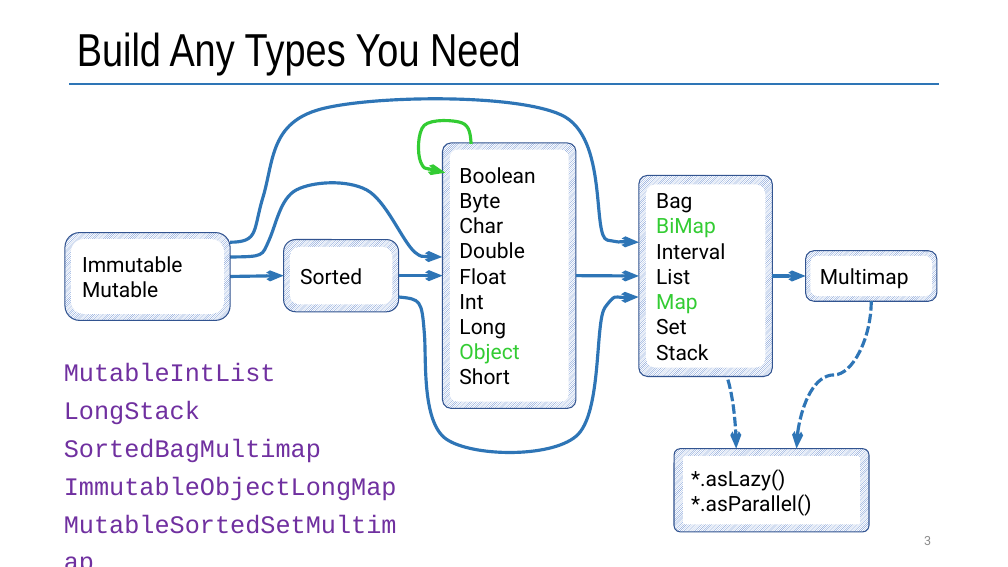
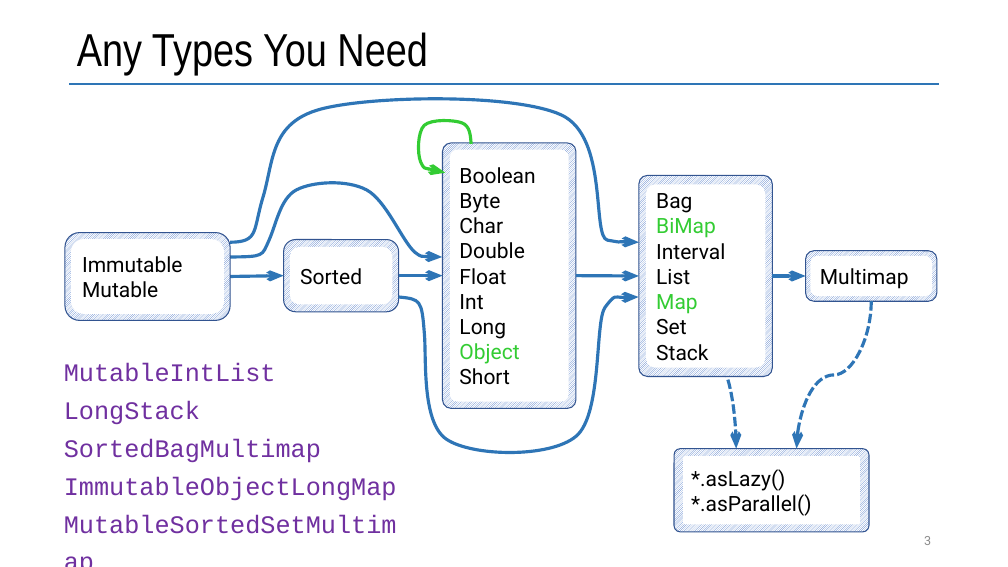
Before and after one commit to vmzakharov/refactor-to-ec, a slide deck: slide 3 of docs/RefactorToEcIntro.pptx. Drawn at 1008x567 pixels with LibreOffice and Linux fonts; fonts in the diff are those of the drawing. Boxes give left, top, right and bottom in pixels: in the first picture for what was removed or moved away, otherwise in the second. Text is boxed around its words. In the diff, an @@ line names an element or a change of style, - is before the commit and + after.

```diff
--- a/docs/RefactorToEcIntro.pptx
+++ b/docs/RefactorToEcIntro.pptx
@@ title at (77,32,427,75): text changed @@
-Build Any Types You Need
+Any Types You Need
```
Also in this commit, not shown: 4 other slides changed, 1 slide added, 1 other file.
